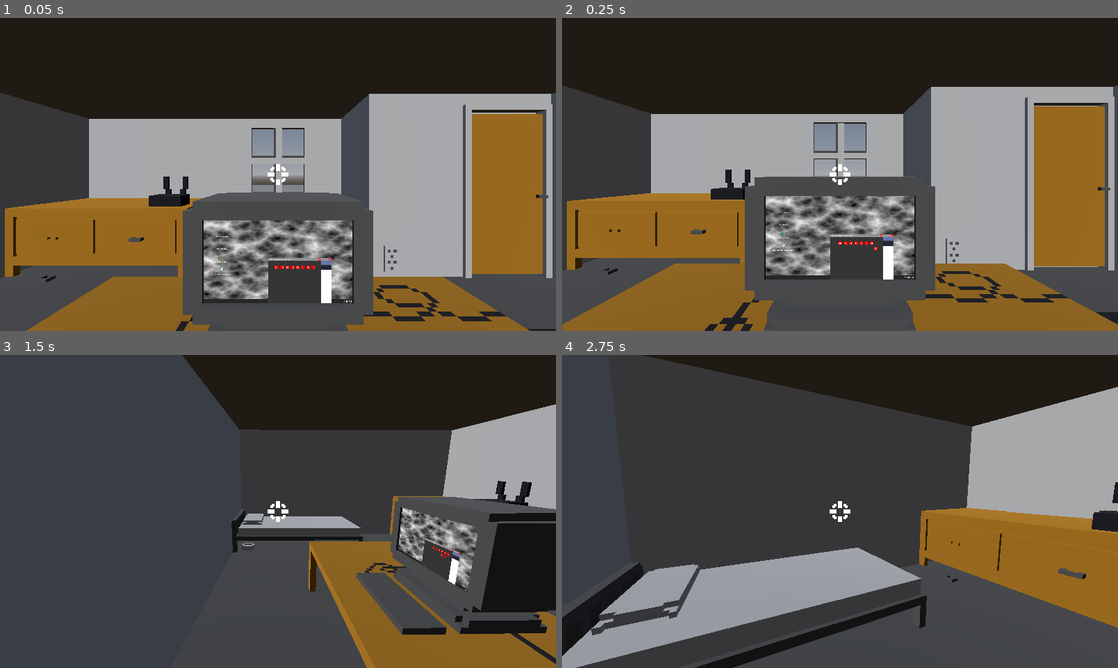
Above: before the commit, frames 1-4 (two rows, left to right).
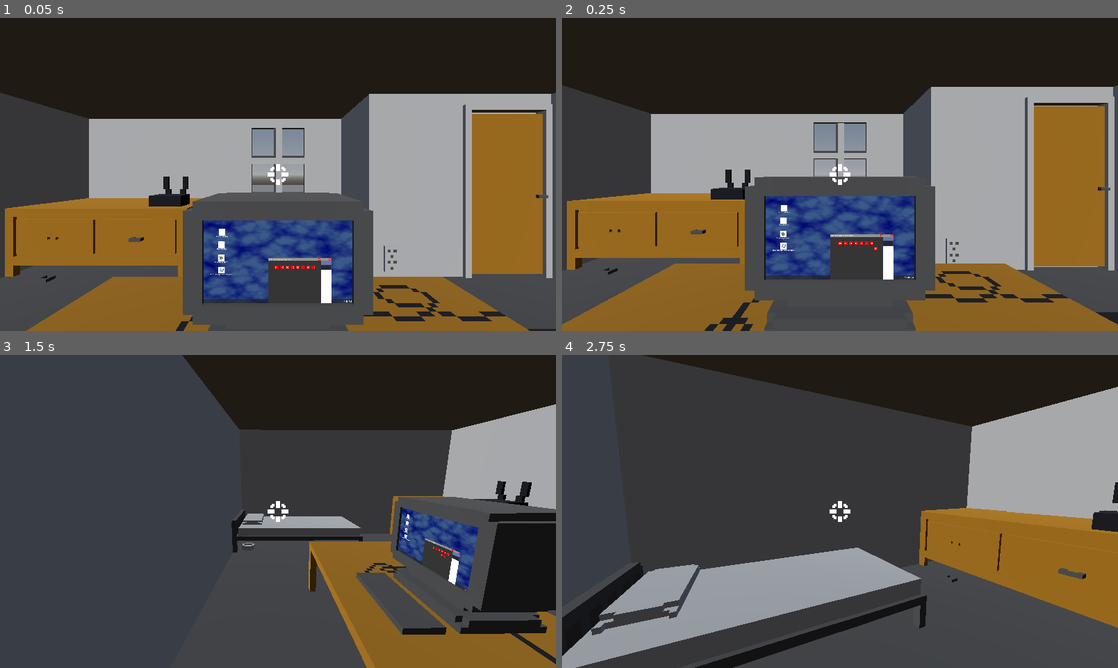
Above: after the commit, the same moments.

Repository: maxwaldman8/gmtk-2026
Game: Godot game, scene res://scenes/room.tscn
Same seed, same stepped clock (60 frames per second), same inputs: the game is played once before the commit and once after it. The engine's default icon, where the game draws it, is replaced by a stand-in: a white triangle on a blue panel in a dark square.
Inputs (mouse positions are in pixels of both pictures, inside the frame that each line leads up to):
- Up to frame 1 (0.05 s): no input
- Up to frame 2 (0.25 s): no input
- Up to frame 3 (1.5 s): move the mouse to (400, 495) at 0.52 s; press the mouse at (400, 495) at 0.53 s; hold D (right) 0.53-1.28 s; tap Space (jump) at 0.77 s; move the mouse to (250, 511) at 1.27 s; release the mouse at (250, 511) at 1.28 s; hold W (forward) from 1.28 s (still down); click (250, 511) at 1.35 s
- Up to frame 4 (2.75 s): keep holding W (forward); tap Space (jump) at 1.52 s; move the mouse to (851, 505) at 2.02 s; hold Shift (sprint) from 2.03 s (still down); click (851, 505) at 2.3 s

The runs differ from the first frame. In frame 1, 5.2% of the frame differs, in the area x 36-64%, y 64-92%; in frame 2, 5.3%, in the area x 36-64%, y 56-84%; in frame 3, 1.7%; in frame 4, nothing differs.

Commit message:
adjust clamp, window overlap fix

Diff:
--- a/game-game/scenes/screen/application.tscn
+++ b/game-game/scenes/screen/application.tscn
@@ -13,7 +13,6 @@
 name_label = NodePath("NameLabel")
 
 [node name="TestIcon" type="ColorRect" parent="." unique_id=1016756199]
-visible = false
 layout_mode = 1
 anchors_preset = 8
 anchor_left = 0.5
--- a/game-game/scenes/screen/screen.tscn
+++ b/game-game/scenes/screen/screen.tscn
@@ -6,12 +6,18 @@
 [ext_resource type="Texture2D" uid="uid://bk47fr3syf046" path="res://sprites/logo_4.png" id="3_ir3ut"]
 [ext_resource type="Texture2D" uid="uid://dbt6uewfy4mcc" path="res://sprites/logo_0.png" id="3_nnrwk"]
 
+[sub_resource type="Gradient" id="Gradient_vj7jk"]
+offsets = PackedFloat32Array(0.27006173, 1)
+colors = PackedColorArray(0.23137255, 0.3529412, 0.5372549, 1, 0, 0.019607844, 0.43137255, 1)
+
 [sub_resource type="FastNoiseLite" id="FastNoiseLite_6ukd0"]
 noise_type = 2
-frequency = 0.0145
+frequency = 0.0131
+fractal_octaves = 3
 
 [sub_resource type="NoiseTexture2D" id="NoiseTexture2D_fpww7"]
 noise = SubResource("FastNoiseLite_6ukd0")
+color_ramp = SubResource("Gradient_vj7jk")
 
 [node name="Screen" type="Control" unique_id=2111894068 node_paths=PackedStringArray("time_label")]
 layout_mode = 3
@@ -47,7 +53,7 @@
 grow_vertical = 0
 size_flags_horizontal = 3
 size_flags_vertical = 3
-color = Color(0.1584723, 0.15847233, 0.1584723, 1)
+color = Color(0.15686275, 0.15686275, 0.15686275, 0.74509805)
 
 [node name="Time" type="Label" parent="WallpaperLayer/BottomBar" unique_id=1720766815]
 layout_mode = 1
--- a/game-game/scenes/screen/windows/default_window.tscn
+++ b/game-game/scenes/screen/windows/default_window.tscn
@@ -20,3 +20,4 @@
 offset_bottom = 50.0
 grow_horizontal = 2
 grow_vertical = 2
+mouse_filter = 2
--- a/game-game/scripts/screen/screen.gd
+++ b/game-game/scripts/screen/screen.gd
@@ -29,6 +29,5 @@
 	else:
 		time_label.text = "11:48 PM"
 
-# window layering: clicked one is first
 # tween window with mouse
 # window pos offset for minimal overlap
--- a/game-game/scripts/screen/window.gd
+++ b/game-game/scripts/screen/window.gd
@@ -68,8 +68,8 @@
 		tween.tween_property(self, "scale", Vector2(0,0), 0.5)
 		await tween.finished
 		closed.emit()
-		window_layer.remove_window(self)
 		queue_free()
+
 
 func _process(_delta: float) -> void:
 	if Input.is_action_just_pressed("left_click") and is_hovered:
--- a/game-game/scripts/screen/window_layer.gd
+++ b/game-game/scripts/screen/window_layer.gd
@@ -1,26 +1,10 @@
 class_name WindowLayer
 extends CanvasLayer
 
-# later indices are above
-var window_list : Array[GameWindow] = []
-
 
 func add_to_window_list(window_instance):
-	window_list.append(window_instance)
 	add_child(window_instance)
-	move_window_to_front(window_instance)
 
 
 func move_window_to_front(window: GameWindow):
-	var index = window_list.find(window)
-	window_list.remove_at(index)
-	window_list.append(window)
-	for i in range(len(window_list)):
-		window_list[i].z_index = i
-
-
-func remove_window(window: GameWindow):
-	var index = window_list.find(window)
-	window_list.remove_at(index)
-	for i in range(len(window_list)):
-		window_list[i].z_index = i
+	move_child(window, -1)
